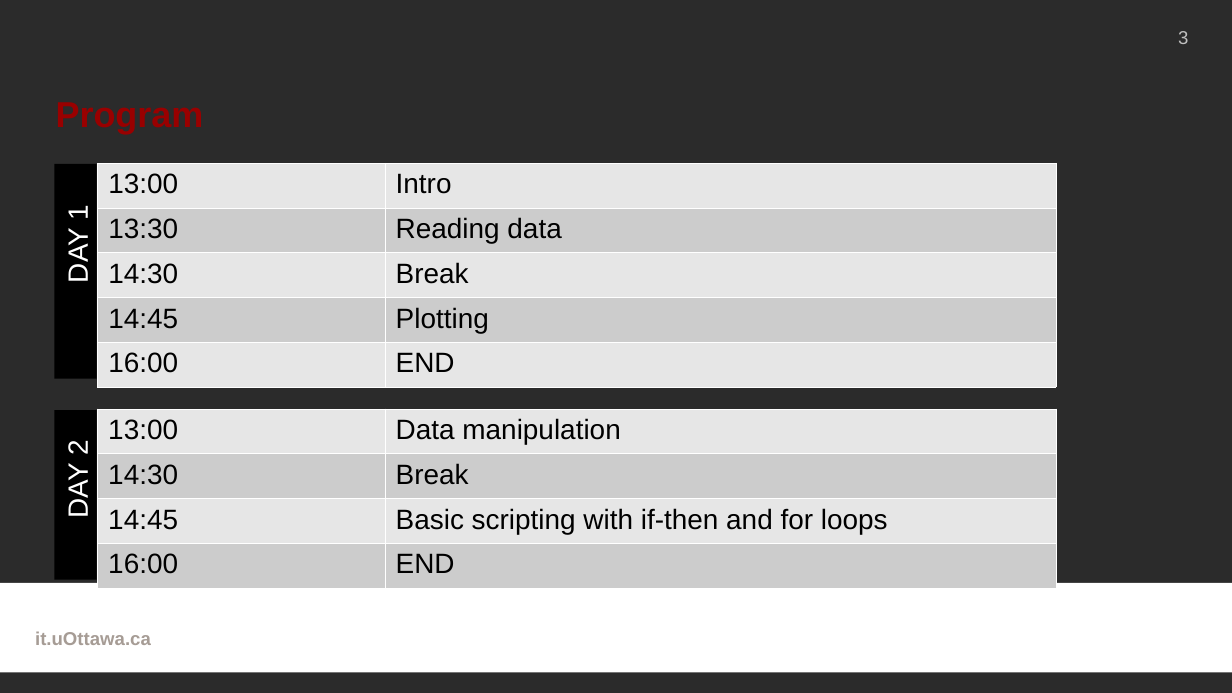
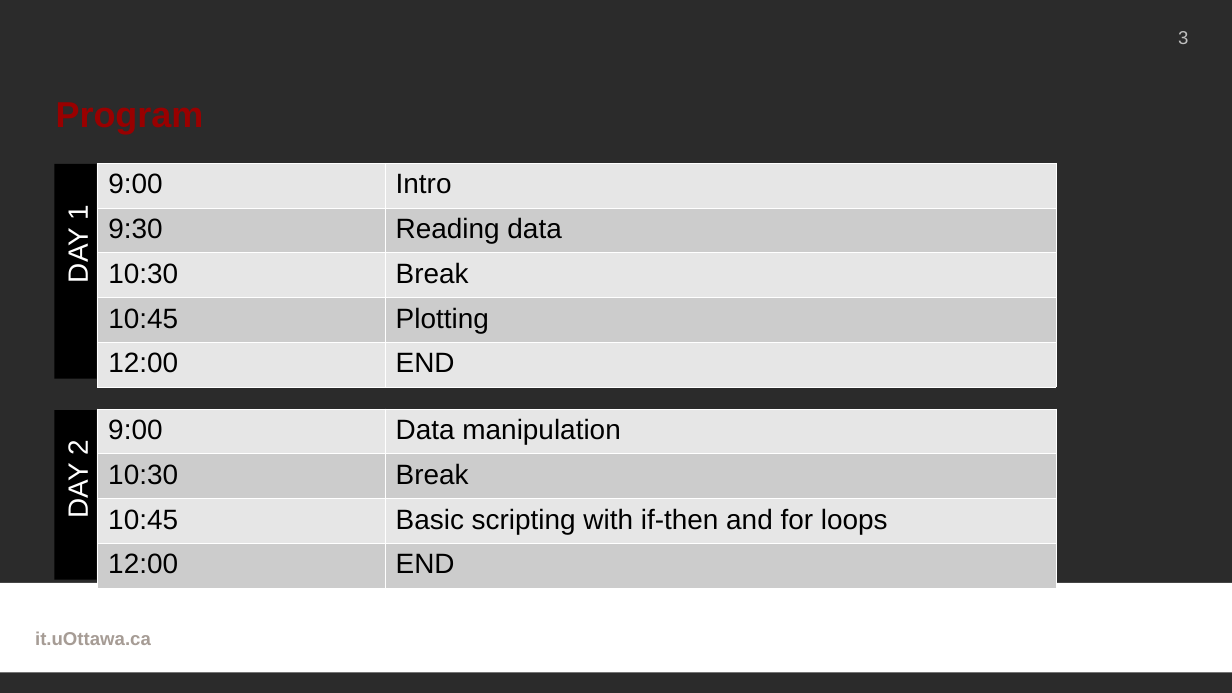
Before and after one commit to uOttawa-IT-Research-teaching/python-workshop, a slide deck: slide 3 of Slides.odp. Drawn at 1232x693 pixels with LibreOffice and Linux fonts; fonts in the diff are those of the drawing; background and template pictures are left out; a plain dark background stands for a picture behind light text. Boxes give left, top, right and bottom in pixels: in the first picture for what was removed or moved away, otherwise in the second. Text is boxed around its words. In the diff, an @@ line names an element or a change of style, - is before the commit and + after.

```diff
--- a/Slides.odp
+++ b/Slides.odp
@@ table at [97, 163, 1056, 379] @@
-row 1, column 1: 13:00
+row 1, column 1: 9:00
-row 2, column 1: 13:30
+row 2, column 1: 9:30
-row 3, column 1: 14:30
+row 3, column 1: 10:30
-row 4, column 1: 14:45
+row 4, column 1: 10:45
-row 5, column 1: 16:00
+row 5, column 1: 12:00
@@ table at [97, 409, 1056, 580] @@
-row 1, column 1: 13:00
+row 1, column 1: 9:00
-row 2, column 1: 14:30
+row 2, column 1: 10:30
-row 3, column 1: 14:45
+row 3, column 1: 10:45
-row 4, column 1: 16:00
+row 4, column 1: 12:00
```
Also in this commit, not shown: 1 other slide changed.
